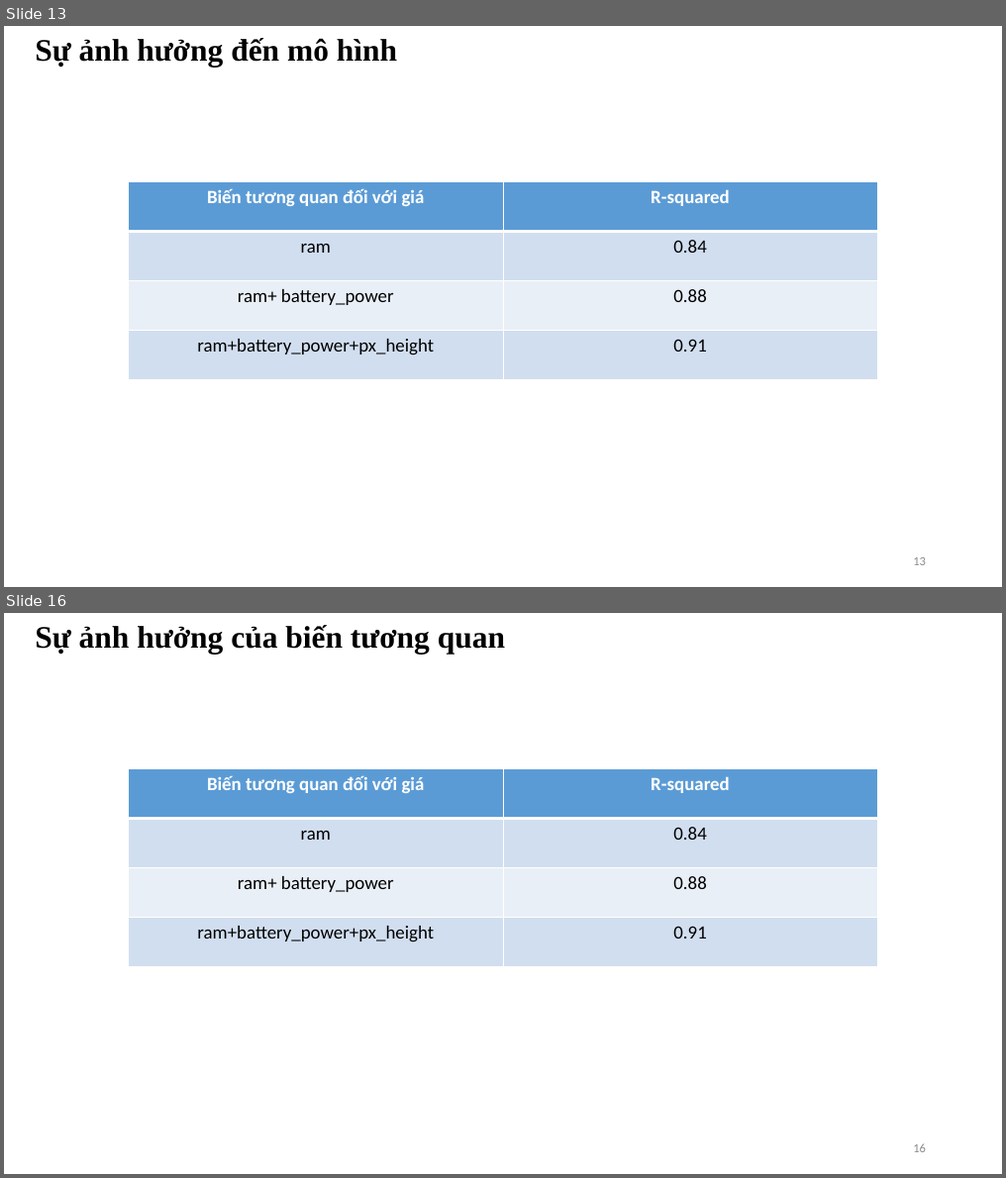
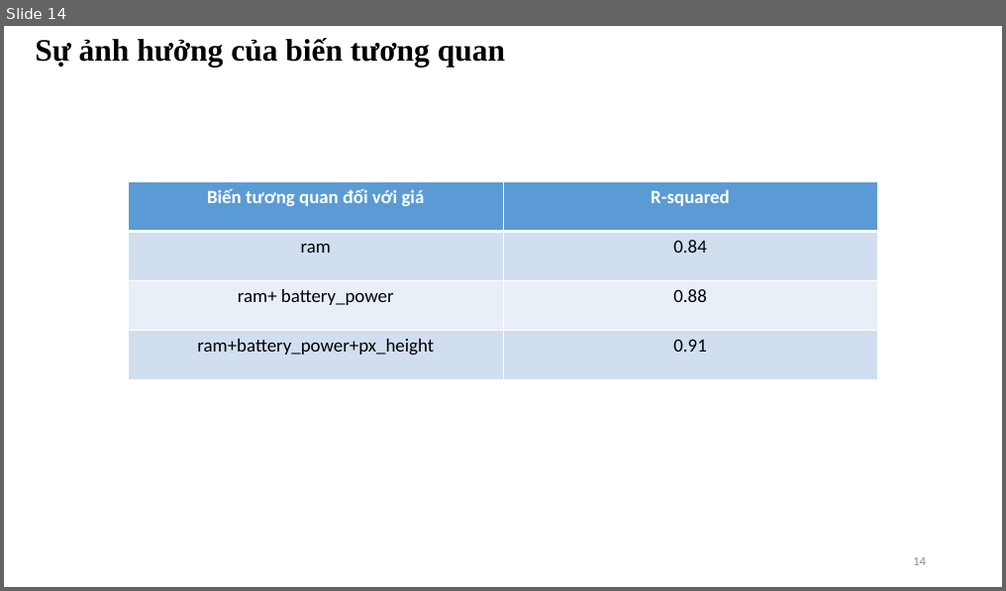
Before and after one commit to quocdunglxag123/Project-DM-Nhom10, a slide deck: Nhom10-report.pptx. Shown one above the other, each under a label of ours: slides 13 and 16 before the commit, slide 14 after it; the slides between them are not shown. The pictures are 1006x1178 and 1006x591 pixels, drawn with LibreOffice and Linux fonts; fonts in the diff are those of the drawing. Boxes give left, top, right and bottom in pixels: in the first picture for what was removed or moved away, otherwise in the second. Text is boxed around its words. In the diff, an @@ line names an element or a change of style, - is before the commit and + after.

```diff
--- a/Nhom10-report.pptx
+++ b/Nhom10-report.pptx
@@ slide 13 removed at [4,26,1002,587], background #FFFFFF @@
@@ text removed at [35,38,397,67] @@
-Sự ảnh hưởng đến mô hình
@@ table removed at [129,182,877,380], 4 rows, 2 columns @@
-Biến tương quan đối với giá | R-squared
-ram | 0.84
-ram+ battery_power | 0.88
-ram+battery_power+px_height | 0.91
@@ page number removed at [913,558,926,566] @@
-13
@@ what was slide 16 is now slide 14 @@
@@ page number at [913,558,926,566]: text changed @@
-16
+14
```
Also in this commit, not shown: 7 slides changed, 1 other slide removed, 2 other files.
